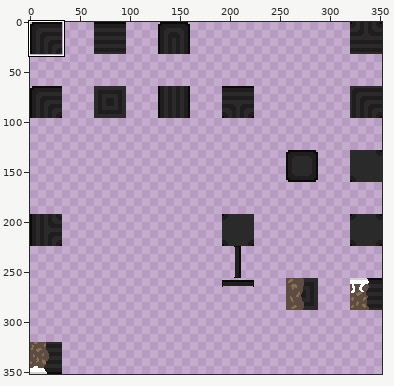
Two versions of one pixel-art file, External/stone.aseprite. The first picture is a wide view before the edit; the outline marks the close-up.
Close-up. Old version:
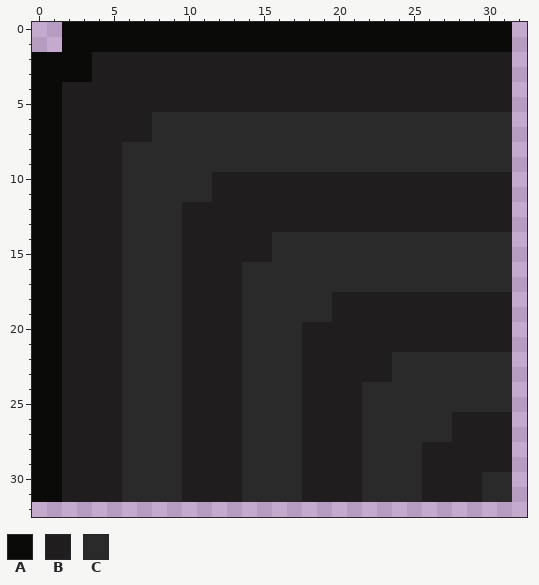
352x352 pixels, 1 frame. Colours within 5 levels of each other are drawn and written as one. Shown: x 0..32, y 0..32. The commit also changed other parts of the picture, which this record leaves out.
Palette (. is transparent): A #0a0a09  B #1f1d1d  C #2b2a2a
Pixels before, first column x 0:
 0 ..AAAAAAAAAAAAAAAAAAAAAAAAAAAAAA
 1 ..AAAAAAAAAAAAAAAAAAAAAAAAAAAAAA
 2 AAAABBBBBBBBBBBBBBBBBBBBBBBBBBBB
 3 AAAABBBBBBBBBBBBBBBBBBBBBBBBBBBB
 4 AABBBBBBBBBBBBBBBBBBBBBBBBBBBBBB
 5 AABBBBBBBBBBBBBBBBBBBBBBBBBBBBBB
 6 AABBBBBBCCCCCCCCCCCCCCCCCCCCCCCC
 7 AABBBBBBCCCCCCCCCCCCCCCCCCCCCCCC
 8 AABBBBCCCCCCCCCCCCCCCCCCCCCCCCCC
 9 AABBBBCCCCCCCCCCCCCCCCCCCCCCCCCC
10 AABBBBCCCCCCBBBBBBBBBBBBBBBBBBBB
11 AABBBBCCCCCCBBBBBBBBBBBBBBBBBBBB
12 AABBBBCCCCBBBBBBBBBBBBBBBBBBBBBB
13 AABBBBCCCCBBBBBBBBBBBBBBBBBBBBBB
14 AABBBBCCCCBBBBBBCCCCCCCCCCCCCCCC
15 AABBBBCCCCBBBBBBCCCCCCCCCCCCCCCC
16 AABBBBCCCCBBBBCCCCCCCCCCCCCCCCCC
17 AABBBBCCCCBBBBCCCCCCCCCCCCCCCCCC
18 AABBBBCCCCBBBBCCCCCCBBBBBBBBBBBB
19 AABBBBCCCCBBBBCCCCCCBBBBBBBBBBBB
20 AABBBBCCCCBBBBCCCCBBBBBBBBBBBBBB
21 AABBBBCCCCBBBBCCCCBBBBBBBBBBBBBB
22 AABBBBCCCCBBBBCCCCBBBBBBCCCCCCCC
23 AABBBBCCCCBBBBCCCCBBBBBBCCCCCCCC
24 AABBBBCCCCBBBBCCCCBBBBCCCCCCCCCC
25 AABBBBCCCCBBBBCCCCBBBBCCCCCCCCCC
26 AABBBBCCCCBBBBCCCCBBBBCCCCCCBBBB
27 AABBBBCCCCBBBBCCCCBBBBCCCCCCBBBB
28 AABBBBCCCCBBBBCCCCBBBBCCCCBBBBBB
29 AABBBBCCCCBBBBCCCCBBBBCCCCBBBBBB
30 AABBBBCCCCBBBBCCCCBBBBCCCCBBBBCC
31 AABBBBCCCCBBBBCCCCBBBBCCCCBBBBCC
Once edited:
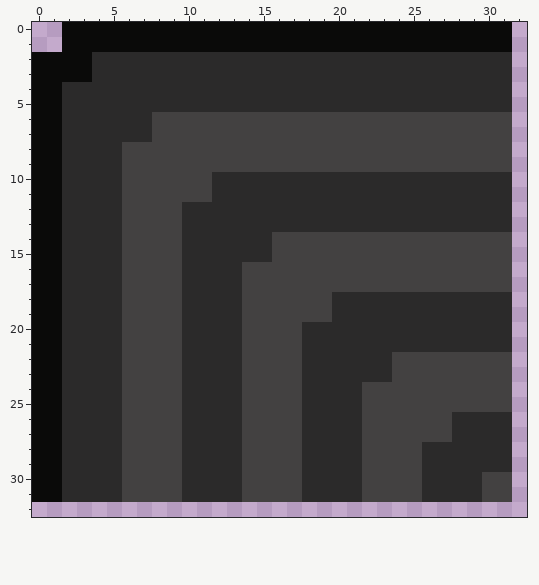
The edit:
colour B: #1f1d1d -> #2b2a2a
colour C: #2b2a2a -> #434141
Pixel boxes of the changes (left, top, right, bottom) in both close-ups:
changed: (62, 52, 512, 502)
